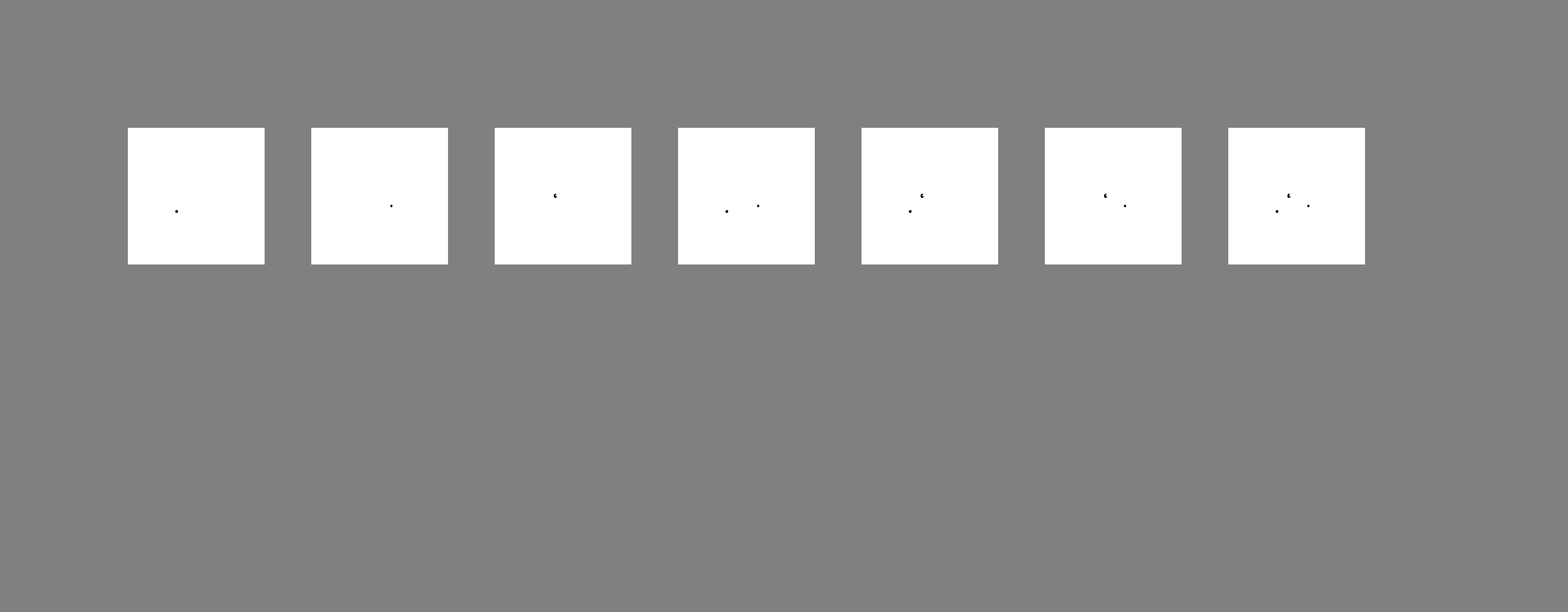
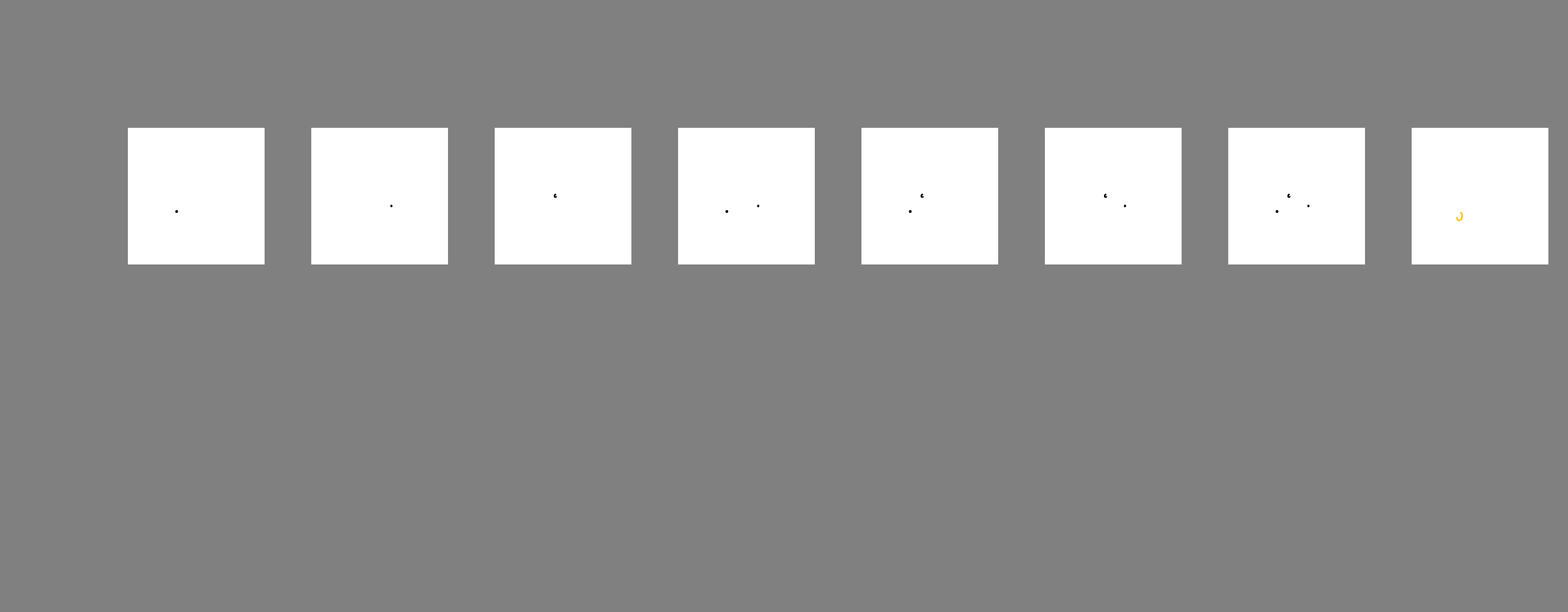
Layered file, before and after one edit (1568x612). Changes by layer:
added group "08" with 1 layers above "07" over [left=1455, top=211, right=1464, bottom=222]
added layer "Layer 15" in group "08" over [left=1455, top=211, right=1464, bottom=222]
